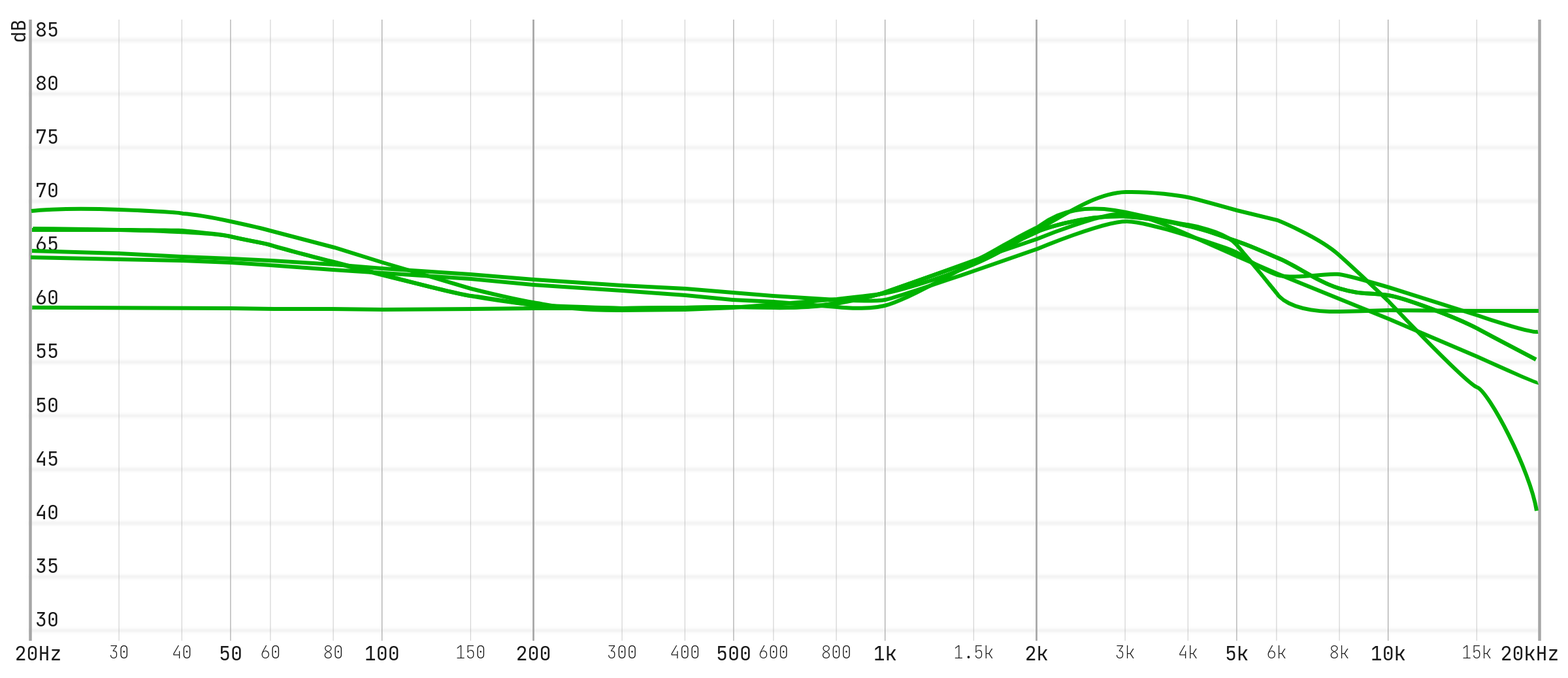
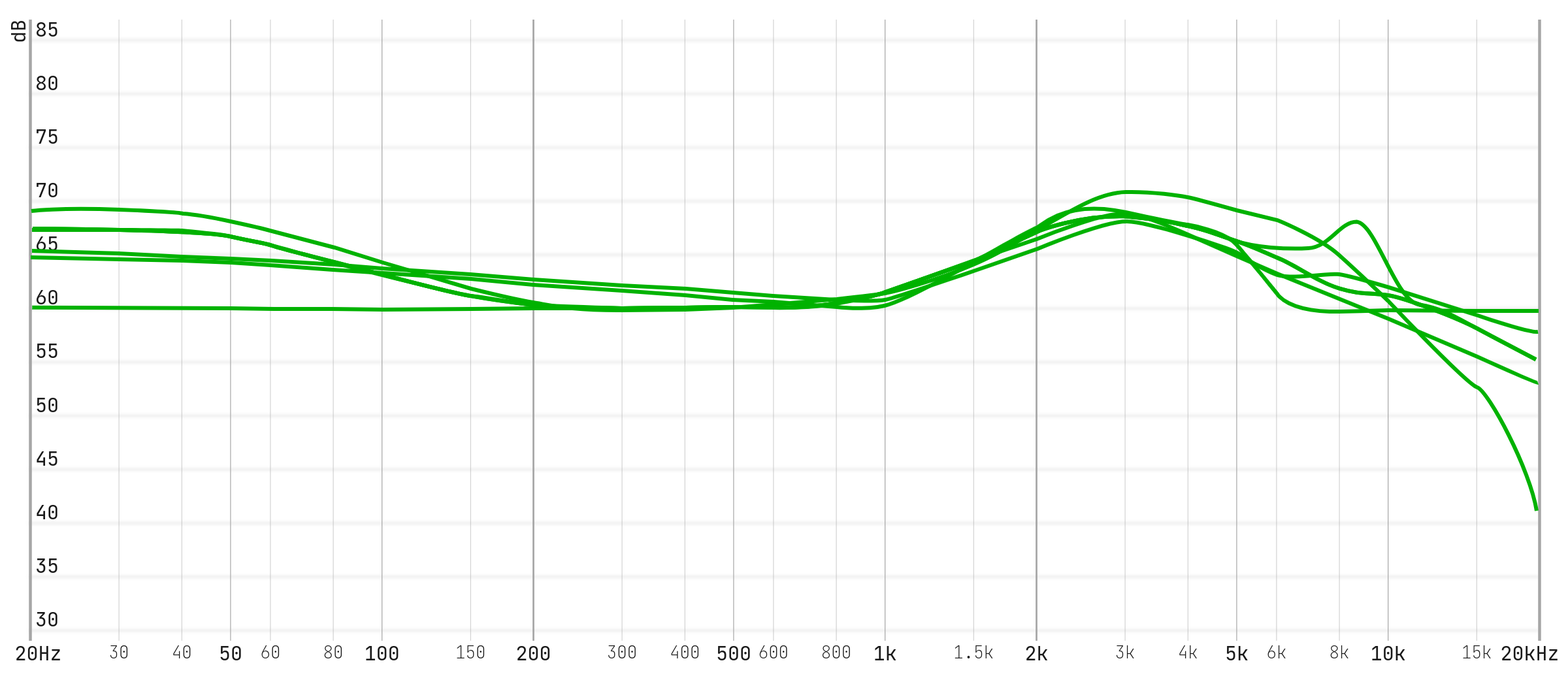
Two versions of the same layered image (1568 x 678). Layer-by-layer changes:
pixels changed over [32, 214, 1537, 362] (layer not identified)
